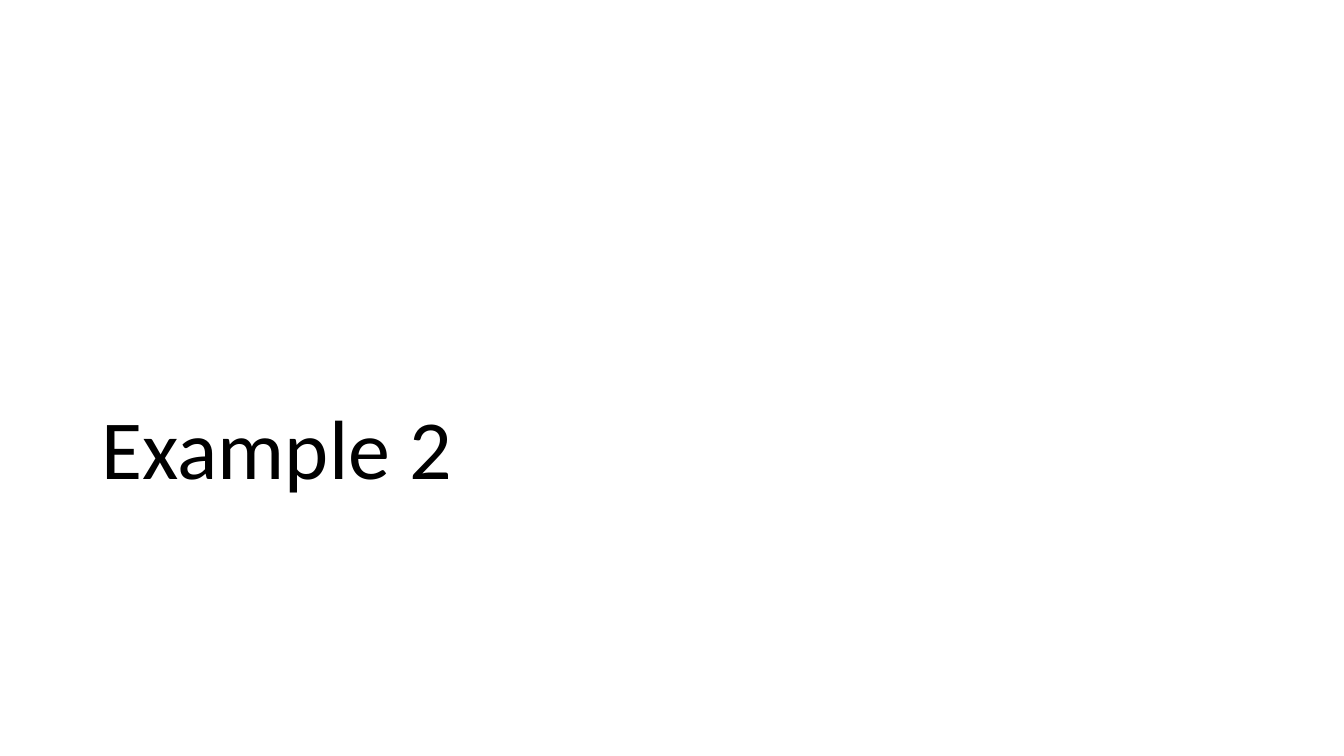
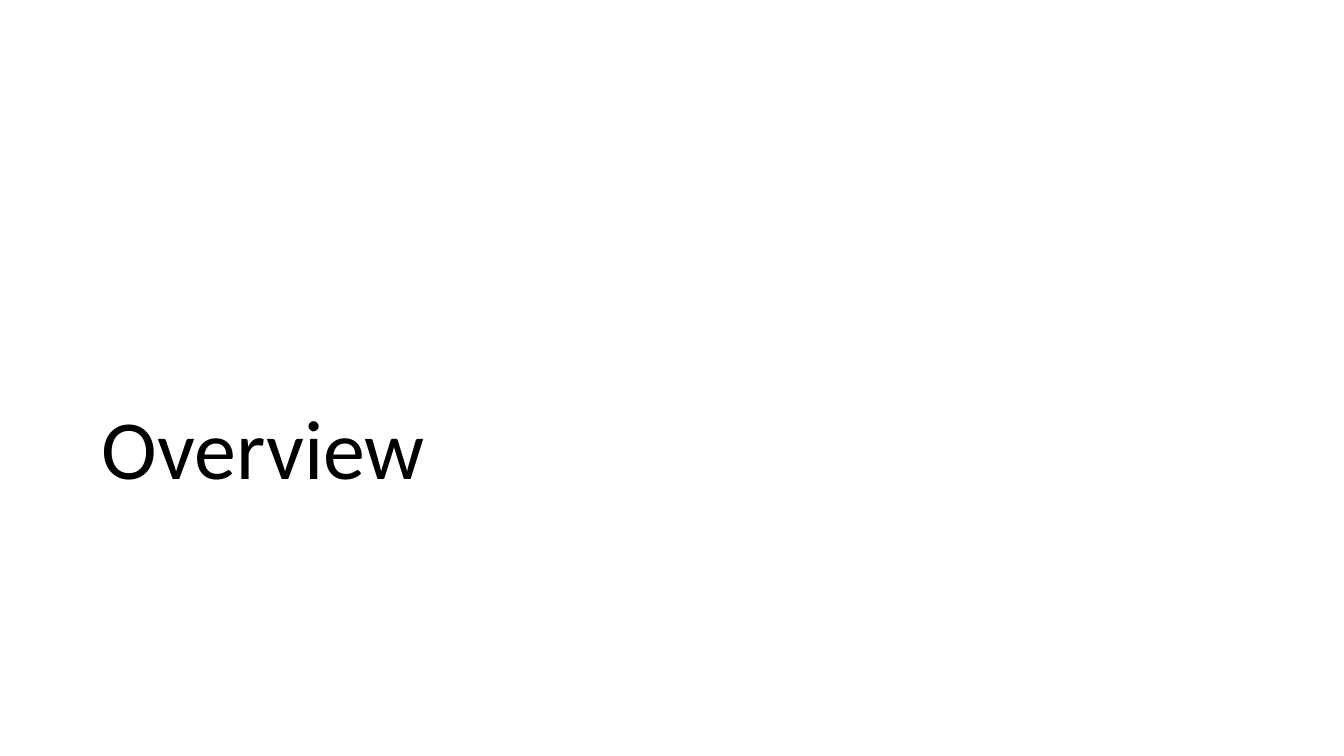
Before and after one commit to salute-developers/spatial-navigation, a slide deck: slide 5 of docs/images_of_spec.pptx. Drawn at 1344x756 pixels with LibreOffice and Linux fonts; fonts in the diff are those of the drawing. Boxes give left, top, right and bottom in pixels: in the first picture for what was removed or moved away, otherwise in the second. Text is boxed around its words. In the diff, an @@ line names an element or a change of style, - is before the commit and + after.

```diff
--- a/docs/images_of_spec.pptx
+++ b/docs/images_of_spec.pptx
@@ title at [102,421,425,480]: text changed @@
-Example 2
+Overview
```
Also in this commit, not shown: 1 other slide changed.
